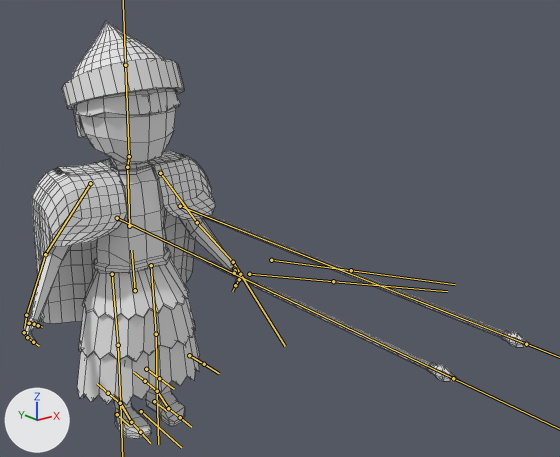
The FBX model Map/Assets/Models/Summerian_warrior/summerian_warrior.fbx, before and after one commit.
One viewpoint serves both versions: a 50 mm lens placed at (-1.86, -3.58, 2.36), pointed at (0.61, -0.49, 1.13). Lighting does not change. The marker at lower left points along +X, +Y and +Z. The bones that bend it are drawn over the model as lines. Mesh edges are drawn as thin lines.

Names of what the first picture shows: 'Warrior'.
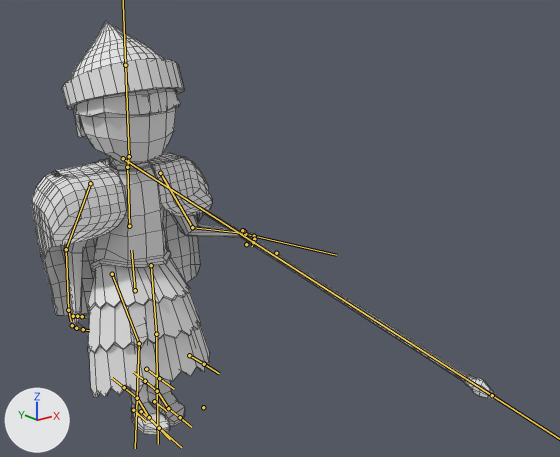
The newer file adds an action. The first version stands in its rest pose; the second is drawn at frame 5 of the action 'Armature|Sumerian_Warrior_Fight'.

Pixel boxes (x1, y1, x2, y2) of what changed, in the pictures (560 x 457 px):
'Warrior', posed (8% narrower)
    before: (24, 21, 534, 438)
    after: (31, 21, 501, 435)
bone 'brazo_L', root to tip
    before: (160, 173) to (197, 222)
    after: (160, 173) to (192, 227)
bone 'antebrazo_L', root to tip
    before: (197, 222) to (233, 262)
    after: (192, 227) to (241, 233)
bone 'Hacha', root to tip
    before: (117, 218) to (453, 378)
    after: (123, 158) to (492, 395)
bone 'Martillo', root to tip
    before: (180, 206) to (526, 344)
    after: (203, 407) to (203, 407)
bone 'brazo_R', root to tip
    before: (90, 183) to (45, 254)
    after: (90, 183) to (66, 249)
bone 'antebrazo_R', root to tip
    before: (45, 254) to (26, 315)
    after: (66, 249) to (68, 310)
bone 'femur_R', root to tip
    before: (112, 274) to (118, 345)
    after: (112, 274) to (139, 343)
bone 'tibia_R', root to tip
    before: (118, 345) to (120, 403)
    after: (139, 343) to (137, 398)
bone 'pie_R_control', root to tip
    before: (117, 414) to (129, 425)
    after: (133, 410) to (146, 421)

What the commit changed:
Bone 'brazo_L' (bone_brazo_l) turns from (0, 0, 0) to (-6, 1, 1) degrees about its own x, y and z.
Bone 'antebrazo_L' (bone_antebrazo_l) turns from (0, 0, 0) to (47, -9, -56) degrees about its own x, y and z.
Bone 'Hacha' (bone_hacha) moves from (0.0, 0.0, 0.0) to (-0.94, 8.21, -9.93).
Bone 'Hacha' (bone_hacha) turns from (0, 0, 0) to (77, 4, -6) degrees about its own x, y and z.
Bone 'Martillo' (bone_martillo) moves from (0.0, 0.0, 0.0) to (-3.66, 0.32, -0.25).
Bone 'Martillo' (bone_martillo) turns from (0, 0, 0) to (0, 0, 180) degrees about its own x, y and z.
Bone 'Martillo' (bone_martillo) is rescaled from (1.0, 1.0, 1.0) to (0.0, 0.0, 0.0).
Bone 'brazo_R' (bone_brazo_r) turns from (0, 0, 0) to (-19, -13, -17) degrees about its own x, y and z.
Bone 'antebrazo_R' (bone_antebrazo_r) turns from (0, 0, 0) to (6, 1, 10) degrees about its own x, y and z.
Bone 'femur_R' (bone_femur_r) turns from (0, 0, 0) to (42, 3, 1) degrees about its own x, y and z.
Bone 'tibia_R' (bone_tibia_r) turns from (0, 0, 0) to (52, 0, 0) degrees about its own x, y and z.
Bone 'pie_R_control' (bone_pie_r_control) moves from (0.0, 0.0, 0.0) to (-0.02, 1.49, 0.9).
